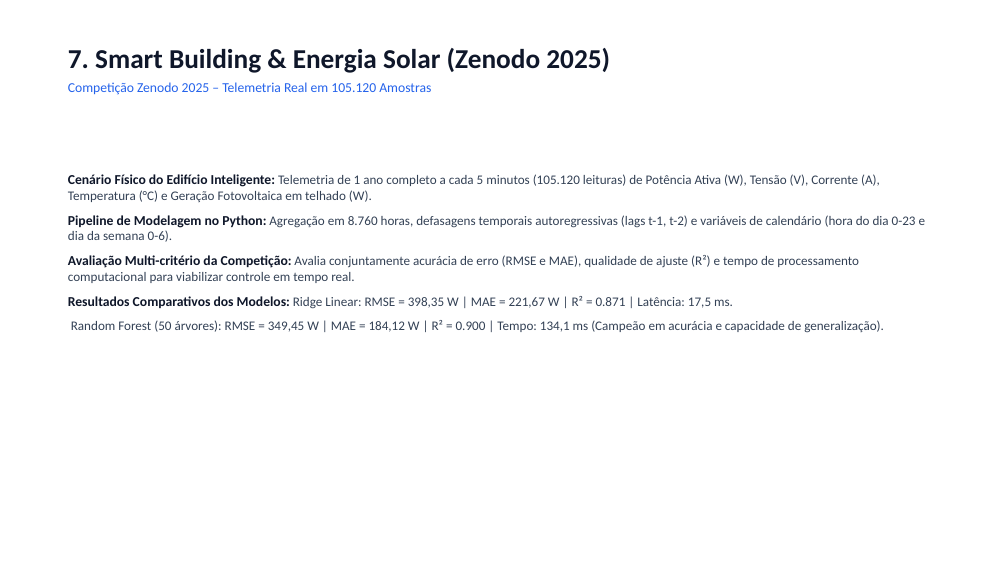
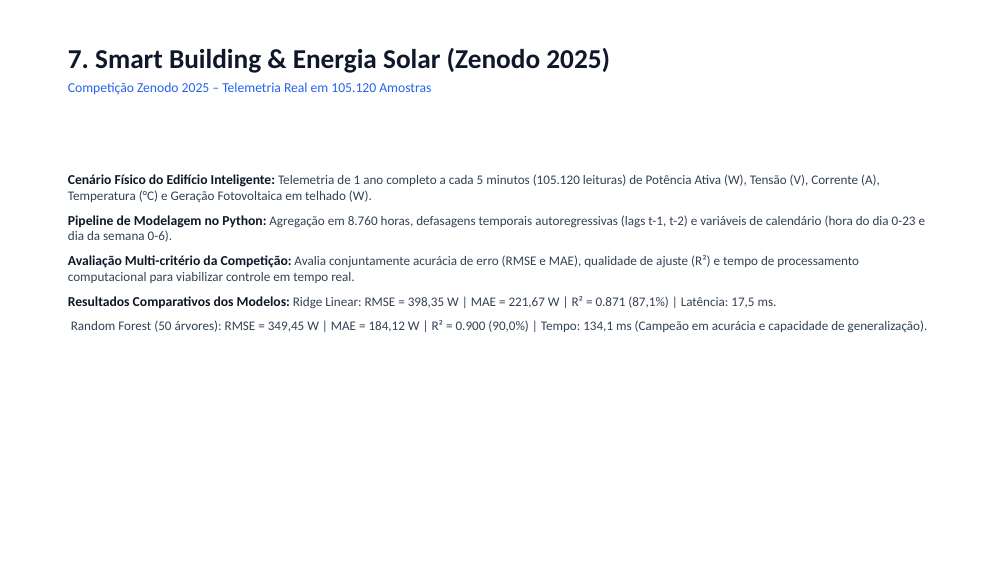
Before and after one commit to AldairAzevedo/energy-demand-forecast, a slide deck: slide 8 of presentation/slides_apresentacao.pptx. Drawn at 1008x567 pixels with LibreOffice and Linux fonts; fonts in the diff are those of the drawing. Boxes give left, top, right and bottom in pixels: in the first picture for what was removed or moved away, otherwise in the second. Text is boxed around its words. In the diff, an @@ line names an element or a change of style, - is before the commit and + after.

```diff
--- a/presentation/slides_apresentacao.pptx
+++ b/presentation/slides_apresentacao.pptx
@@ text at (68,296,928,333): text changed @@
-Resultados Comparativos dos Modelos: Ridge Linear: RMSE = 398,35 W | MAE = 221,67 W | R² = 0.871 | Latência: 17,5 ms.
-Random Forest (50 árvores): RMSE = 349,45 W | MAE = 184,12 W | R² = 0.900 | Tempo: 134,1 ms (Campeão em acurácia e capacidade de generalização).
+Resultados Comparativos dos Modelos: Ridge Linear: RMSE = 398,35 W | MAE = 221,67 W | R² = 0.871 (87,1%) | Latência: 17,5 ms.
+Random Forest (50 árvores): RMSE = 349,45 W | MAE = 184,12 W | R² = 0.900 (90,0%) | Tempo: 134,1 ms (Campeão em acurácia e capacidade de generalização).
```
Also in this commit, not shown: 4 other slides changed, 7 other files.
